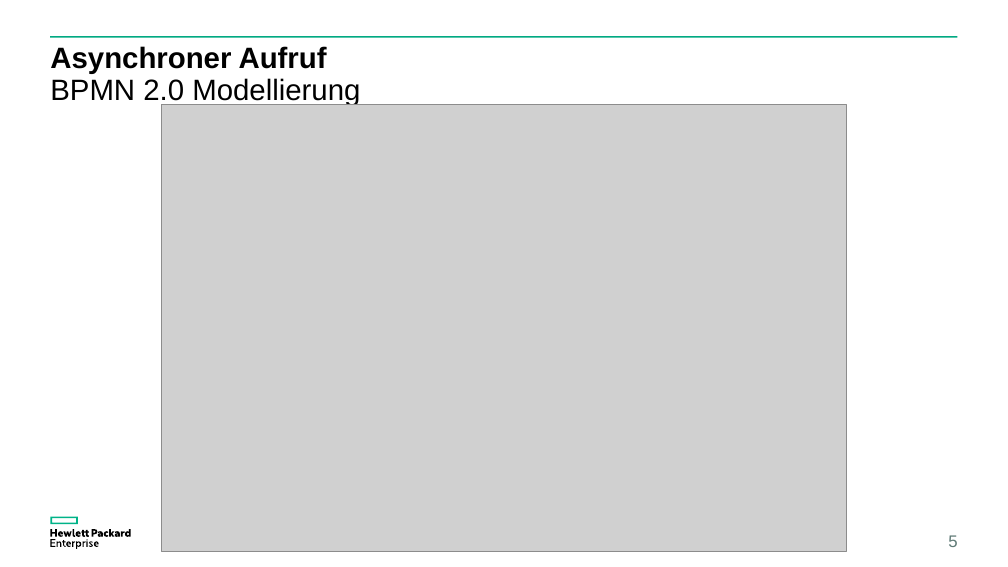
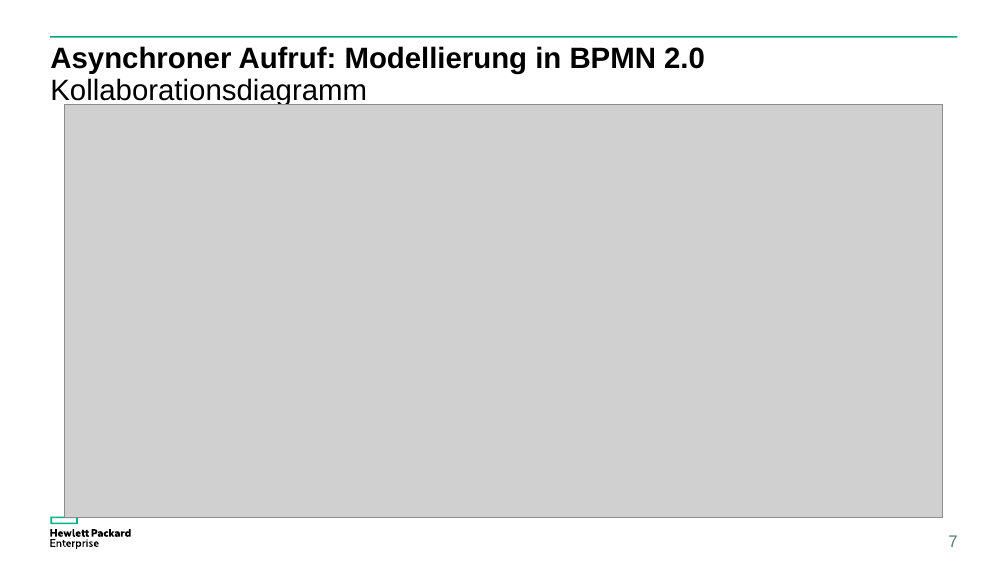
Before and after one commit to steilerDev/BPM_Lab, a slide deck: slide 7 of Ergebnispräsentation.pptx (slide 5 before the commit). Drawn at 1008x567 pixels with LibreOffice and Linux fonts; fonts in the diff are those of the drawing; grey boxes stand for pictures. Boxes give left, top, right and bottom in pixels: in the first picture for what was removed or moved away, otherwise in the second. Text is boxed around its words. In the diff, an @@ line names an element or a change of style, - is before the commit and + after.

```diff
--- a/Ergebnispräsentation.pptx
+++ b/Ergebnispräsentation.pptx
@@ title at (50,46,705,106): text changed; bold on @@
-Asynchroner Aufruf
-BPMN 2.0 Modellierung
+Asynchroner Aufruf: Modellierung in BPMN 2.0
+Kollaborationsdiagramm
@@ picture: place and size @@
-picture at (162,105,847,552)
+picture at (65,105,943,517)
@@ page number at (948,535,957,547): text changed @@
-5
+7
```
Also in this commit, not shown: 4 other slides changed, 4 slides added, 1 other file.
